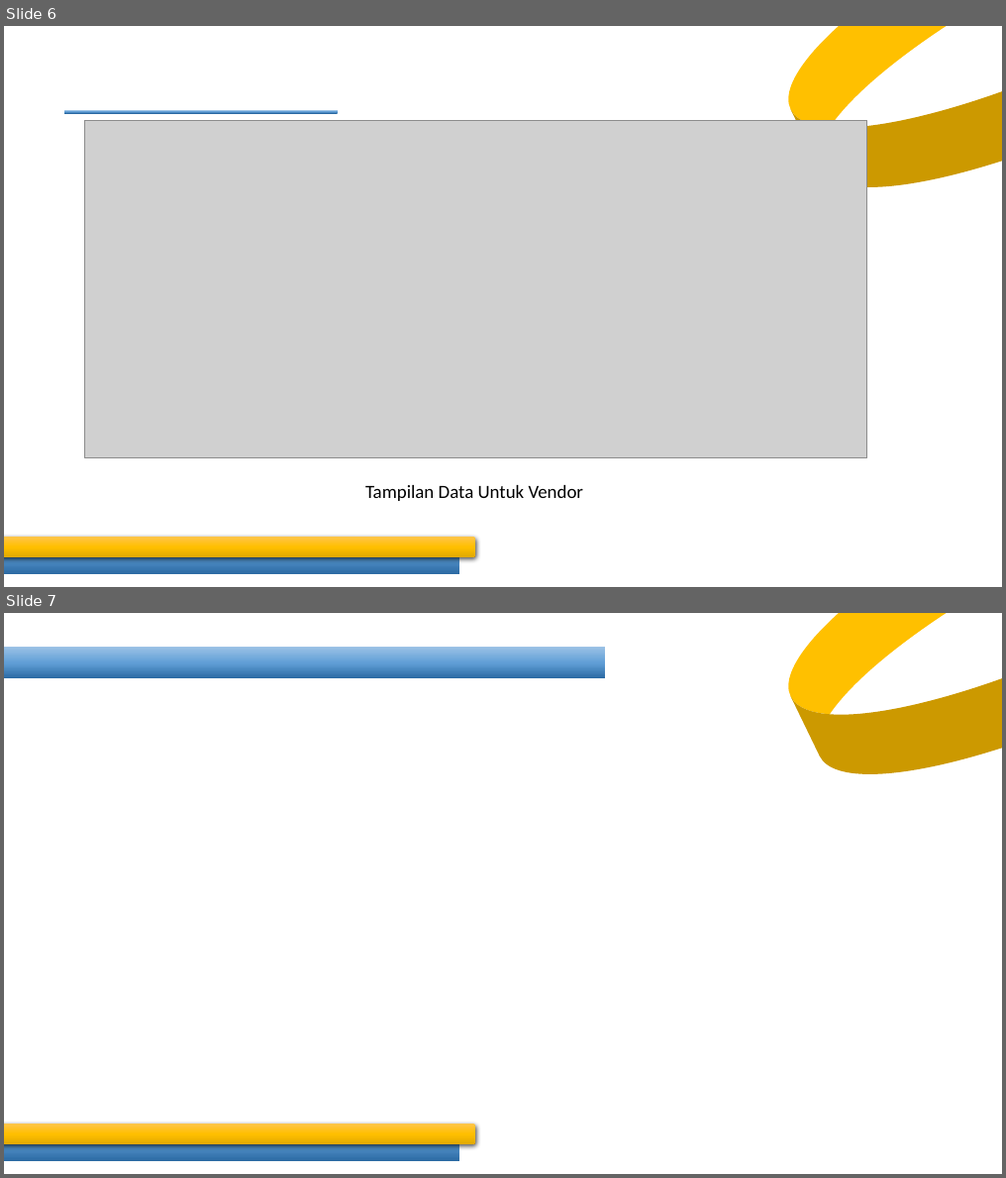
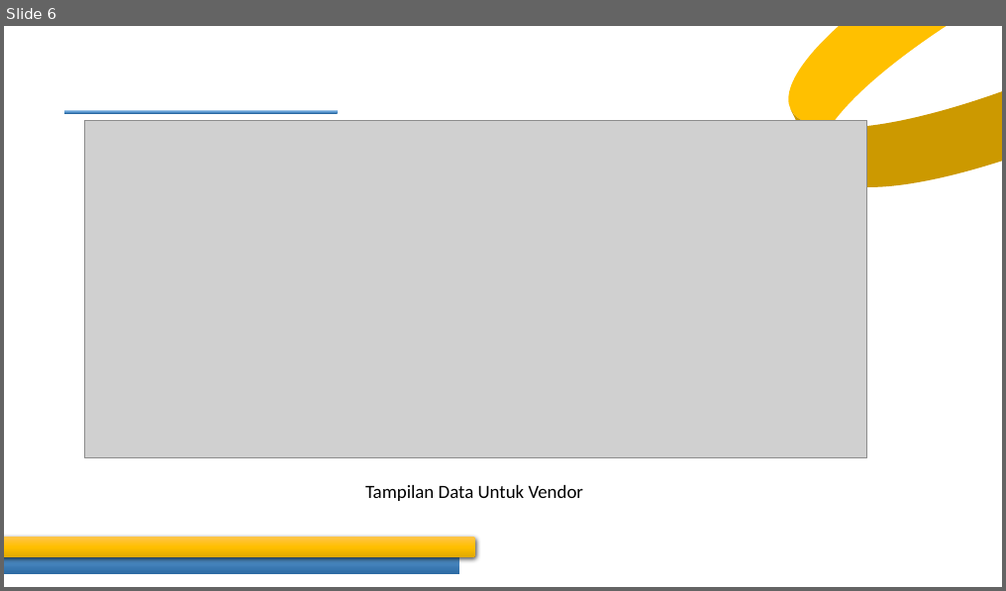
Before and after one commit to nopri888-anto/tender-app, a slide deck: Modul.pptx. Shown one above the other, each under a label of ours: slides 6 and 7 before the commit, slide 6 after it. The pictures are 1006x1178 and 1006x591 pixels, drawn with LibreOffice and Linux fonts; fonts in the diff are those of the drawing; grey boxes stand for pictures. Boxes give left, top, right and bottom in pixels: in the first picture for what was removed or moved away, otherwise in the second. Text is boxed around its words. In the diff, an @@ line names an element or a change of style, - is before the commit and + after.

```diff
--- a/Modul.pptx
+++ b/Modul.pptx
@@ slide 7 removed at (4, 613, 1002, 1174), background #FFFFFF @@
@@ curved left arrow removed at (741, 613, 1002, 831) @@
@@ rectangle removed at (4, 646, 605, 678) @@
@@ corner removed at (4, 1118, 460, 1161) @@
@@ rounded rectangle removed at (4, 1124, 475, 1146) @@
```
Also in this commit, not shown: 3 slides changed, 2 slides added, 6 other slides removed, 10 other files.
